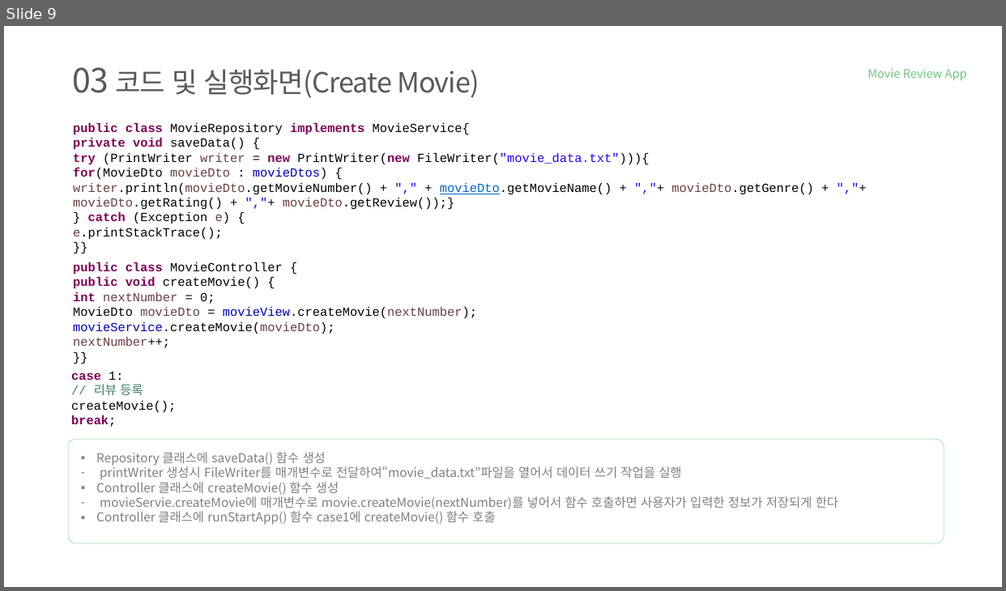
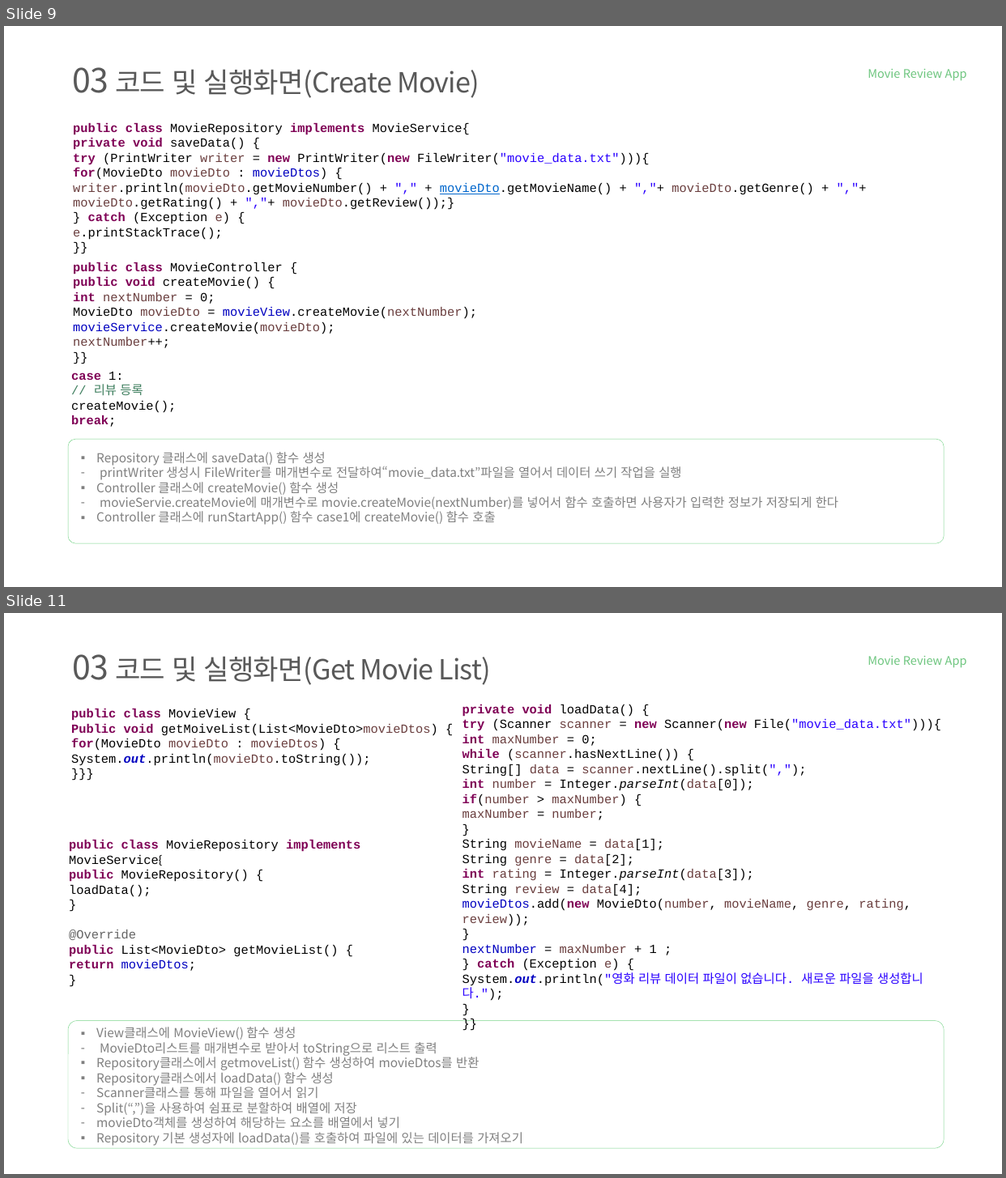
Before and after one commit to tnwjd121/MovieApp, a slide deck: ppt/국비(정보처리기능사)_백수정.pptx. Shown one above the other, each under a label of ours: slide 9 before the commit, slides 9 and 11 after it; the slides between them are not shown. The pictures are 1006x591 and 1006x1178 pixels, drawn with LibreOffice and Linux fonts; fonts in the diff are those of the drawing; background and template pictures are left out. Boxes give left, top, right and bottom in pixels: in the first picture for what was removed or moved away, otherwise in the second. Text is boxed around its words. In the diff, an @@ line names an element or a change of style, - is before the commit and + after.

```diff
--- a/ppt/국비(정보처리기능사)_백수정.pptx
+++ b/ppt/국비(정보처리기능사)_백수정.pptx
@@ slide 11 added at [4,613,1002,1174], background #FFFFFF @@
@@ text added at [72,654,491,685], 40 pt, text #595959 @@
+03 코드 및 실행화면(Get Movie List)
@@ text added at [867,656,967,668], 17 pt, text #6EC67F @@
+Movie Review App
@@ text added at [71,709,438,766], 18 pt, text #000000 @@
+public class MovieView {
+Public void getMoiveList(List<MovieDto>movieDtos) {
+for(MovieDto movieDto : movieDtos) {
+System.out.println(movieDto.toString());
+}}}
@@ text added at [462,705,941,1001], 18 pt, text #000000 @@
+private void loadData() {
+try (Scanner scanner = new Scanner(new File("movie_data.txt"))){
+int maxNumber = 0;
+while (scanner.hasNextLine()) {
+String[] data = scanner.nextLine().split(",");
+int number = Integer.parseInt(data[0]);
+if(number > maxNumber) {
+maxNumber = number;
+}
+String movieName = data[1];
+String genre = data[2];
+int rating = Integer.parseInt(data[3]);
+String review = data[4];
+movieDtos.add(new MovieDto(number, movieName, genre, rating, review));
+}
+nextNumber = maxNumber + 1 ;
+} catch (Exception e) {
+System.out.println("영화 리뷰 데이터 파일이 없습니다. 새로운 파일을 생성합니다.");
+}
+}}
@@ text added at [69,840,360,971], 18 pt, text #000000 @@
+public class MovieRepository implements MovieService{
+public MovieRepository() {
+loadData();
+}
+@Override
+public List<MovieDto> getMovieList() {
+return movieDtos;
+}
@@ rounded rectangle added at [68,1021,944,1149], outline #75D387 0.5 pt @@
@@ text added at [96,1027,523,1146], 18 pt, text #808080 @@
+▪ View클래스에 MovieView() 함수 생성
+– MovieDto리스트를 매개변수로 받아서 toString으로 리스트 출력
+▪ Repository클래스에서 getmoveList() 함수 생성하여 movieDtos를 반환
+▪ Repository클래스에서 loadData() 함수 생성
+– Scanner클래스를 통해 파일을 열어서 읽기
+– Split(“,”)을 사용하여 쉼표로 분할하여 배열에 저장
+– movieDto객체를 생성하여 해당하는 요소를 배열에서 넣기
+▪ Repository 기본 생성자에 loadData()를 호출하여 파일에 있는 데이터를 가져오기
```
Also in this commit, not shown: 1 slide changed, 2 other slides added.
